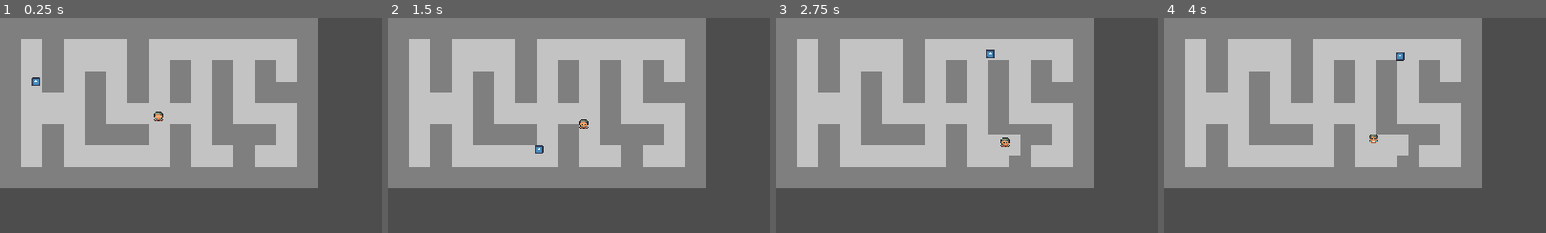
Above: before the commit, frames 1-4 (left to right).
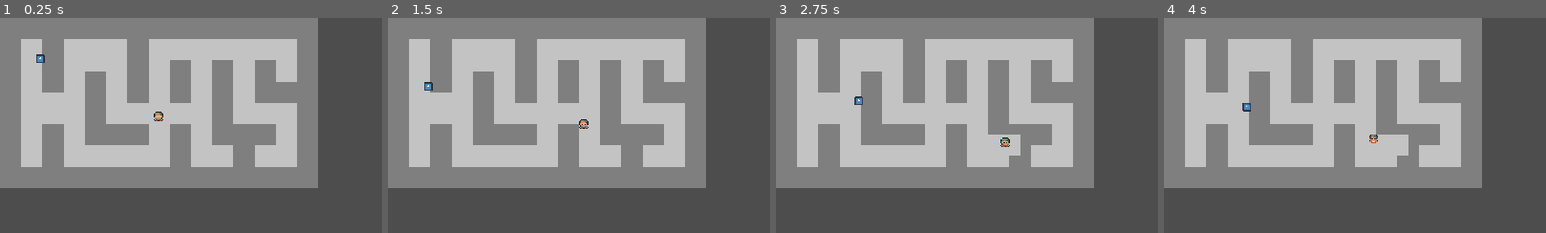
Above: after the commit, the same moments.

Repository: johnsyak/Servants-of-the-Tome
Game: Godot game, scene res://scenes/maps/world.tscn
The game is run twice, just before and just after one commit, with the same random seed, the same clock (stepped at 60 frames per second) and the same inputs. The engine's default icon, where the game draws it, is replaced by a stand-in: a white triangle on a blue panel in a dark square.
Inputs:
- Up to frame 1 (0.25 s): no input
- Up to frame 2 (1.5 s): tap Enter at 0.5 s; hold Right (ui_right) 0.53-1.28 s; hold Shift (run) 0.53-1.28 s; hold Down (ui_down) from 1.28 s (still down); tap Shift (run) at 1.35 s
- Up to frame 3 (2.75 s): release Down (ui_down) at 2.03 s; hold Right (ui_right) from 2.03 s (still down); hold Shift (run) from 2.03 s (still down)
- Up to frame 4 (4 s): release Right (ui_right) at 2.78 s; release Shift (run) at 2.78 s; hold Up (ui_up) 2.78-3.53 s; tap Shift (run) at 2.85 s; hold Left (ui_left) from 3.53 s (still down); hold Shift (run) from 3.53 s (still down)
The pictures show only the part of the screen within x 0-50%, y 0-50%; the shares and areas given below are measured in that part.

The runs differ from the first frame. In frame 1, 0.2% of the frame differs, in the area x 8-12%, y 16-32%; in frame 2, 0.2%; in frame 3, 0.2%; in frame 4, 0.2%.

Commit message:
added missing files

Diff:
--- a/characters/enemies/DefaultEnemy.tscn
+++ b/characters/enemies/DefaultEnemy.tscn
@@ -3,8 +3,8 @@
 [ext_resource type="Texture2D" uid="uid://x5phf7ehyfmb" path="res://icon.svg" id="1_jpttn"]
 [ext_resource type="Script" path="res://characters/enemies/DefaultEnemy.gd" id="1_lcmvo"]
 
-[sub_resource type="RectangleShape2D" id="RectangleShape2D_uicqf"]
-size = Vector2(12, 12)
+[sub_resource type="CircleShape2D" id="CircleShape2D_uny1e"]
+radius = 3.16228
 
 [node name="DefaultEnemy" type="CharacterBody2D" node_paths=PackedStringArray("navigation_agent")]
 script = ExtResource("1_lcmvo")
@@ -14,7 +14,7 @@
 scale = Vector2(0.1, 0.1)
 texture = ExtResource("1_jpttn")
 
+[node name="NavigationAgent2D" type="NavigationAgent2D" parent="."]
+
 [node name="CollisionShape2D" type="CollisionShape2D" parent="."]
-shape = SubResource("RectangleShape2D_uicqf")
-
-[node name="NavigationAgent2D" type="NavigationAgent2D" parent="."]
+shape = SubResource("CircleShape2D_uny1e")
--- a/characters/players/player.gd
+++ b/characters/players/player.gd
@@ -15,25 +15,13 @@
 func _physics_process(delta):
 
 	_handle_input()
-	var collision:KinematicCollision2D = move_and_collide(velocity * delta)
 	#this will only work for direction down for now
-	breakSouthWall(collision)
+	breakSouthWall(move_and_collide(velocity * delta))
 
 
 func breakSouthWall(collision:KinematicCollision2D):
 	if collision:
-		var collision_point = returnSnappedCollisionPoint(collision.get_position())
-		var coord1 = Vector2(collision_point.x, collision_point.y)
-		var coord2 = Vector2(collision_point.x - 16, collision_point.y)
-		var coord3 = Vector2(collision_point.x, collision_point.y+16)
-		var coord4 = Vector2(collision_point.x - 16, collision_point.y + 16)
-		print("Point 1: "+str(coord1))
-		print("Point 2: "+str(coord2))
-		print("Point 3: "+str(coord3))
-		print("Point 4: "+str(coord4))
-		var collider = collision.get_collider()
-		var coords = [coord1, coord2, coord3, coord4]
-		emit_signal("break_block", coords)
+		emit_signal("break_block", snap_to_grid(collision.get_position()))
 
-func returnSnappedCollisionPoint(collision_point) -> Vector2:
-	return Vector2(snapped(collision_point.x, 16), snapped(collision_point.y, 16))
+func snap_to_grid(collision:Vector2) -> Vector2:
+	return Vector2(snapped(collision.x, 16), snapped(collision.y, 16))
--- a/scenes/maps/TileMap.gd
+++ b/scenes/maps/TileMap.gd
@@ -12,5 +12,6 @@
 
 func _on_break_block(coords):
 	print("BLOCK BROKEN! " + str(coords))
-	var tile: Vector2 = local_to_map(coords[0])
-	set_cell(1, tile, -1)
+	#set_cell(1, local_to_map(coords), -1)
+
+	erase_cell(1, local_to_map(coords))
--- a/scenes/maps/world.tscn
+++ b/scenes/maps/world.tscn
@@ -1,15 +1,14 @@
-[gd_scene load_steps=9 format=3 uid="uid://dnlw7e55gw5bn"]
+[gd_scene load_steps=8 format=3 uid="uid://dnlw7e55gw5bn"]
 
 [ext_resource type="Texture2D" uid="uid://jwqugbrhahis" path="res://assets/tiles.png" id="1_2knws"]
-[ext_resource type="Script" path="res://scenes/maps/NavigationRegion2D.gd" id="1_e2fyr"]
 [ext_resource type="PackedScene" uid="uid://f2ph21l0wk5o" path="res://characters/enemies/DefaultEnemy.tscn" id="2_l4a6s"]
 [ext_resource type="Script" path="res://scenes/maps/TileMap.gd" id="2_wrqbi"]
 [ext_resource type="PackedScene" uid="uid://b4o1uyyo1ejvu" path="res://characters/players/player.tscn" id="3_r8rjm"]
 
-[sub_resource type="NavigationPolygon" id="NavigationPolygon_ge4i1"]
-vertices = PackedVector2Array(292, 155, 292, 134, 316, 54, 316, 196, 293, 220, 292, 56, 229, 202, 251, 219, 103, 220, 124, 202, 124, 71, 103, 153, 104, 128, 250, 134, 251, 155, 228, 156, 231, 132, 60, 154, 60, 221, 38, 220, 39, 42, 59, 128, 390, 221, 389, 196, 424, 196, 442, 221, 443, 136, 425, 151, 378, 138, 357, 153, 355, 54, 378, 58, 348, 197, 348, 220, 58, 42, 104, 42, 186, 41, 165, 71, 187, 132, 166, 155, 250, 56, 231, 42, 445, 39, 420, 58, 443, 91, 421, 91)
-polygons = Array[PackedInt32Array]([PackedInt32Array(0, 1, 2, 3, 4), PackedInt32Array(2, 1, 5), PackedInt32Array(6, 7, 8, 9), PackedInt32Array(10, 9, 8, 11, 12), PackedInt32Array(13, 14, 7, 6, 15, 16), PackedInt32Array(17, 18, 19, 20, 21), PackedInt32Array(22, 23, 24, 25), PackedInt32Array(26, 25, 24, 27), PackedInt32Array(28, 26, 27, 29), PackedInt32Array(28, 29, 30, 31), PackedInt32Array(32, 33, 4, 3), PackedInt32Array(13, 1, 0, 14), PackedInt32Array(20, 34, 21), PackedInt32Array(17, 21, 12, 11), PackedInt32Array(10, 12, 35), PackedInt32Array(10, 35, 36, 37), PackedInt32Array(37, 36, 38, 39), PackedInt32Array(15, 39, 38, 16), PackedInt32Array(40, 13, 16, 41), PackedInt32Array(5, 40, 41, 42, 2), PackedInt32Array(30, 2, 42), PackedInt32Array(31, 30, 42, 43), PackedInt32Array(43, 42, 44, 45)])
-outlines = Array[PackedVector2Array]([PackedVector2Array(39, 42, 58, 42, 59, 128, 104, 128, 104, 42, 186, 41, 187, 132, 231, 132, 231, 42, 445, 39, 443, 91, 421, 91, 420, 58, 378, 58, 378, 138, 443, 136, 442, 221, 390, 221, 389, 196, 424, 196, 425, 151, 357, 153, 355, 54, 316, 54, 316, 196, 348, 197, 348, 220, 293, 220, 292, 155, 251, 155, 251, 219, 103, 220, 103, 153, 60, 154, 60, 221, 38, 220), PackedVector2Array(124, 71, 165, 71, 166, 155, 228, 156, 229, 202, 124, 202), PackedVector2Array(250, 56, 250, 134, 292, 134, 292, 56)])
+[sub_resource type="NavigationPolygon" id="NavigationPolygon_apaa4"]
+vertices = PackedVector2Array(32, 32, 448, 32, 448, 224, 31, 224)
+polygons = Array[PackedInt32Array]([PackedInt32Array(0, 1, 2, 3)])
+outlines = Array[PackedVector2Array]([PackedVector2Array(32, 32, 448, 32, 448, 224, 31, 224)])
 
 [sub_resource type="TileSetAtlasSource" id="TileSetAtlasSource_mwge7"]
 texture = ExtResource("1_2knws")
@@ -134,8 +133,7 @@
 
 [node name="NavigationRegion2D" type="NavigationRegion2D" parent="."]
 top_level = true
-navigation_polygon = SubResource("NavigationPolygon_ge4i1")
-script = ExtResource("1_e2fyr")
+navigation_polygon = SubResource("NavigationPolygon_apaa4")
 
 [node name="TileMap" type="TileMap" parent="."]
 tile_set = SubResource("TileSet_sbvnr")
@@ -160,4 +158,4 @@
 movement_target = NodePath("NavTarget")
 
 [node name="NavTarget" type="Marker2D" parent="TileMap/DefaultEnemy"]
-position = Vector2(353, 162)
+position = Vector2(386, 140)
